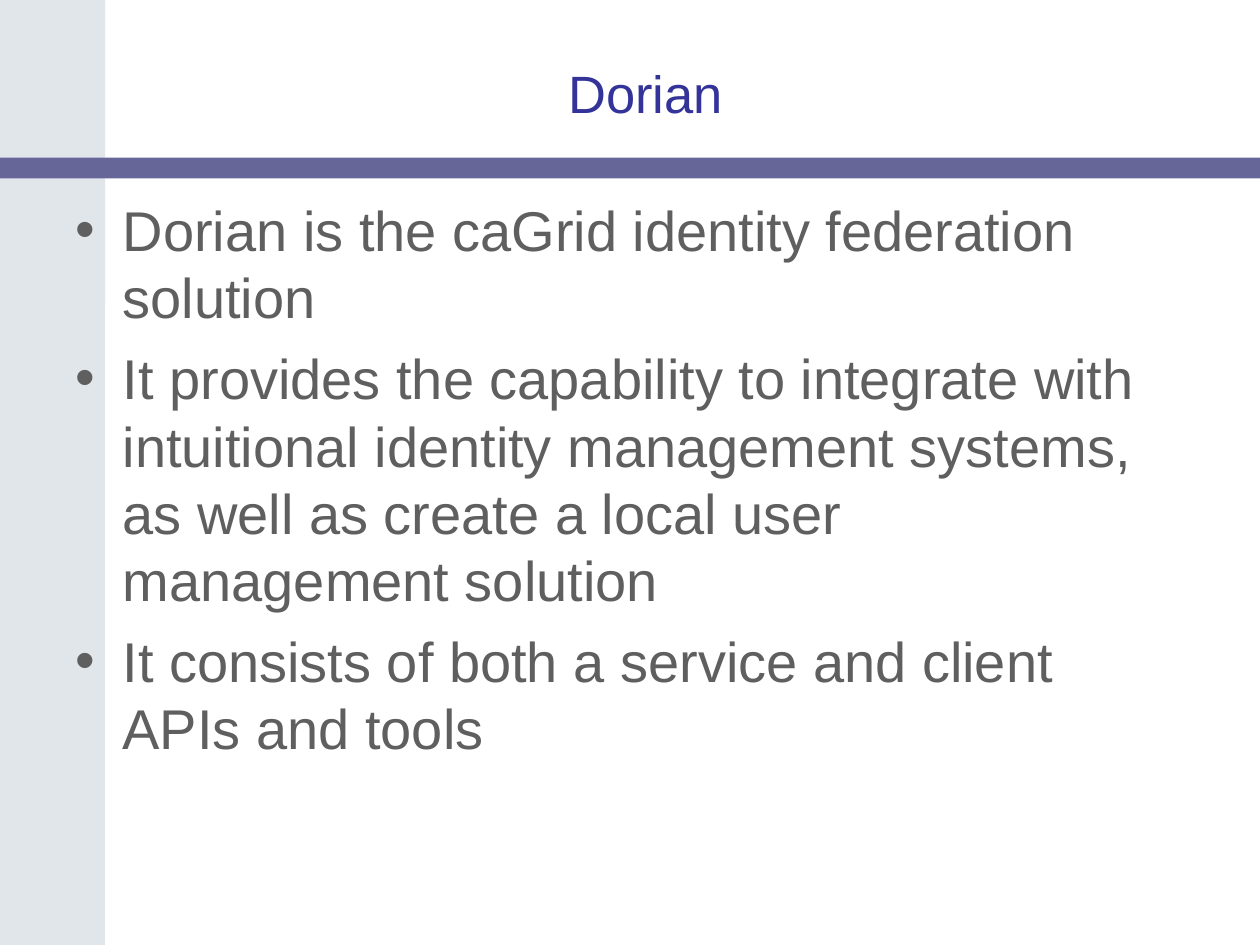
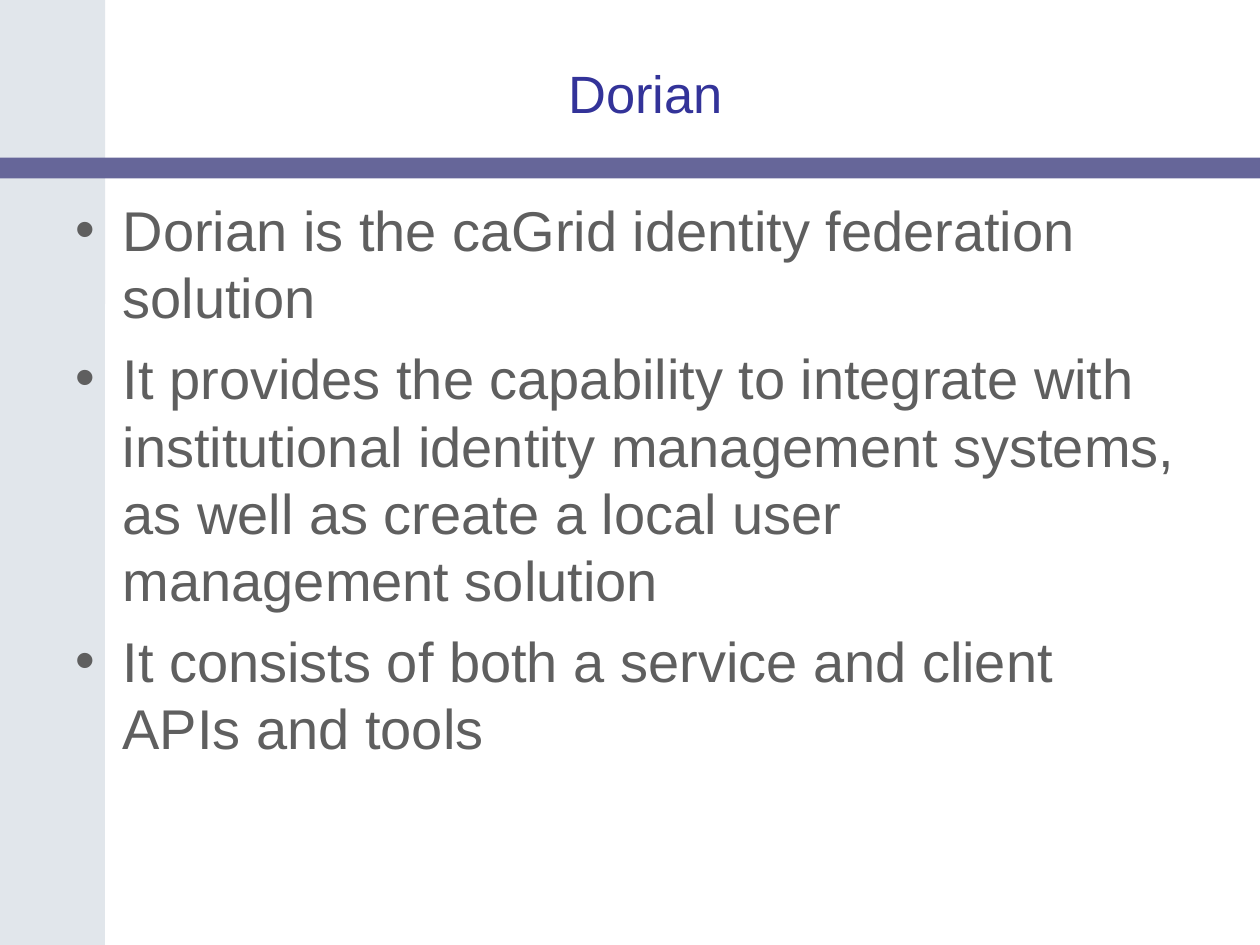
Before and after one commit to NCIP/cagrid-portal, a slide deck: slide 15 of cagrid-1-0/Documentation/presentations/200607_VCDE_ARCH/caGrid-1.0_Beta_Release.ppt. Drawn at 1260x945 pixels with LibreOffice and Linux fonts; fonts in the diff are those of the drawing; background and template pictures are left out. Boxes give left, top, right and bottom in pixels: in the first picture for what was removed or moved away, otherwise in the second. Text is boxed around its words. In the diff, an @@ line names an element or a change of style, - is before the commit and + after.

```diff
--- a/cagrid-1-0/Documentation/presentations/200607_VCDE_ARCH/caGrid-1.0_Beta_Release.ppt
+++ b/cagrid-1-0/Documentation/presentations/200607_VCDE_ARCH/caGrid-1.0_Beta_Release.ppt
@@ text at [123,358,1174,612]: text changed @@
-• It provides the capability to integrate with intuitional identity management systems, as well as create a local user management solution
+• It provides the capability to integrate with institutional identity management systems, as well as create a local user management solution
```
Also in this commit, not shown: 4 other slides changed, 2 other files.
